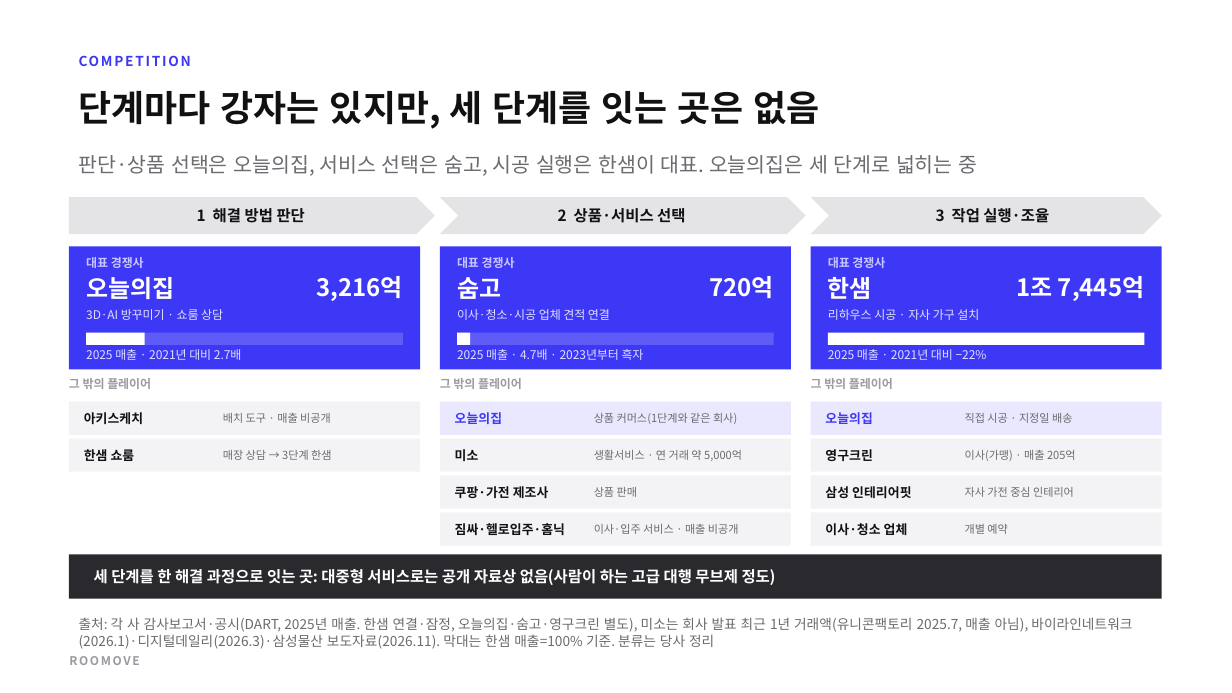
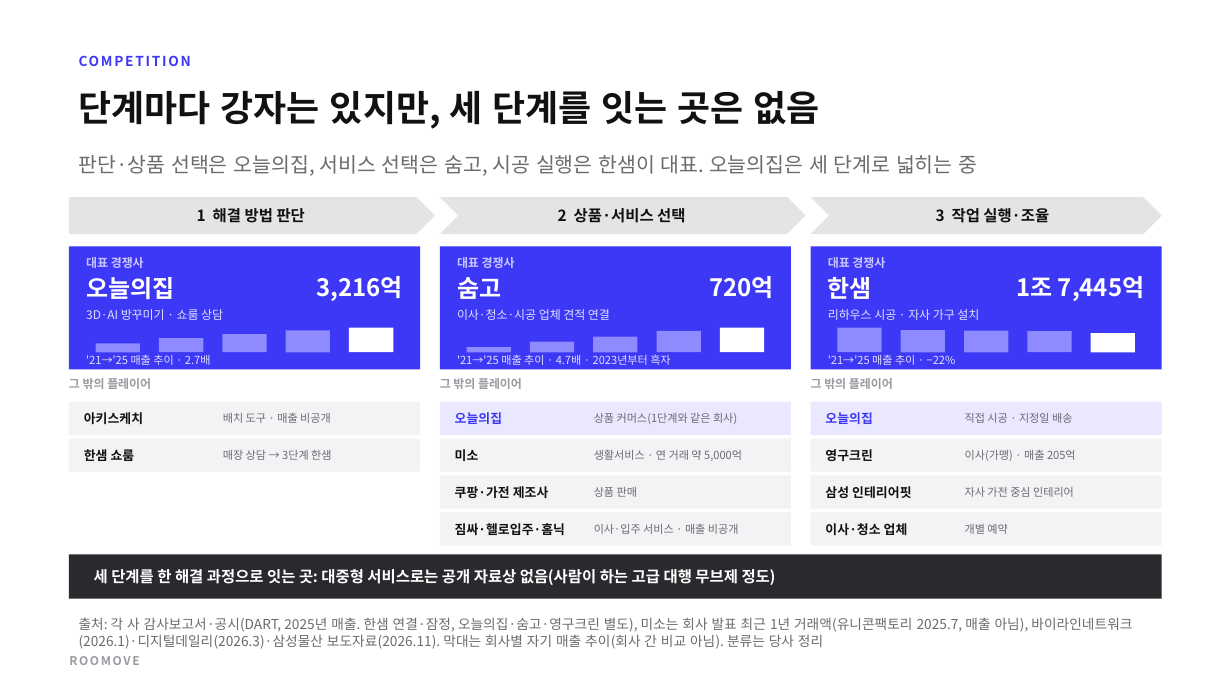
Before and after one commit to stwpst10-collab/teoo, a slide deck: slide 8 of 20-ROOMOVE/산출물/ROOMOVE IR 덱 2026-11-28 v1.pptx. Drawn at 1232x693 pixels with LibreOffice and Linux fonts; fonts in the diff are those of the drawing. Boxes give left, top, right and bottom in pixels: in the first picture for what was removed or moved away, otherwise in the second. Text is boxed around its words. In the diff, an @@ line names an element or a change of style, - is before the commit and + after.

```diff
--- a/20-ROOMOVE/산출물/ROOMOVE IR 덱 2026-11-28 v1.pptx
+++ b/20-ROOMOVE/산출물/ROOMOVE IR 덱 2026-11-28 v1.pptx
@@ rectangle: place and size @@
-rectangle at bbox=[457, 333, 471, 345]
+rectangle at bbox=[349, 328, 393, 352]
@@ rectangle added at bbox=[719, 328, 764, 352], fill #FFFFFF @@
@@ rectangle added at bbox=[838, 328, 882, 352], fill #8E8AFF @@
@@ text at bbox=[86, 355, 211, 365]: text changed; size 7 to 6.5 pt @@
-2025 매출 · 2021년 대비 2.7배
+'21→'25 매출 추이 · 2.7배
@@ rectangle removed at bbox=[86, 333, 403, 345] @@
@@ rectangle: place and size @@
-rectangle at bbox=[86, 333, 144, 345]
+rectangle at bbox=[96, 344, 140, 352]
@@ rectangle at bbox=[96, 344, 140, 352]: fill #FFFFFF to #8E8AFF @@
@@ rectangle added at bbox=[159, 338, 203, 352], fill #8E8AFF @@
@@ rectangle added at bbox=[223, 334, 267, 352], fill #8E8AFF @@
@@ rectangle added at bbox=[286, 330, 330, 352], fill #8E8AFF @@
@@ text at bbox=[457, 354, 670, 365]: text changed; size 7 to 6.5 pt @@
-2025 매출 · 4.7배 · 2023년부터 흑자
+'21→'25 매출 추이 · 4.7배 · 2023년부터 흑자
@@ rectangle removed at bbox=[457, 333, 774, 345] @@
@@ rectangle added at bbox=[467, 347, 511, 352], fill #8E8AFF @@
@@ rectangle added at bbox=[530, 341, 574, 352], fill #8E8AFF @@
@@ rectangle added at bbox=[594, 336, 638, 352], fill #8E8AFF @@
@@ rectangle added at bbox=[657, 331, 701, 352], fill #8E8AFF @@
@@ text at bbox=[828, 355, 956, 365]: text changed; size 7 to 6.5 pt @@
-2025 매출 · 2021년 대비 −22%
+'21→'25 매출 추이 · −22%
@@ rectangle added at bbox=[901, 330, 945, 352], fill #8E8AFF @@
@@ rectangle added at bbox=[965, 330, 1009, 352], fill #8E8AFF @@
@@ rectangle added at bbox=[1027, 331, 1072, 352], fill #8E8AFF @@
@@ rectangle: place and size @@
-rectangle at bbox=[828, 333, 1145, 345]
+rectangle at bbox=[1090, 333, 1135, 352]
@@ text at bbox=[79, 617, 1132, 649]: text changed @@
-출처: 각 사 감사보고서·공시(DART, 2025년 매출. 한샘 연결·잠정, 오늘의집·숨고·영구크린 별도), 미소는 회사 발표 최근 1년 거래액(유니콘팩토리 2025.7, 매출 아님), 바이라인네트워크(2026.1)·디지털데일리(2026.3)·삼성물산 보도자료(2026.11). 막대는 한샘 매출=100% 기준. 분류는 당사 정리
+출처: 각 사 감사보고서·공시(DART, 2025년 매출. 한샘 연결·잠정, 오늘의집·숨고·영구크린 별도), 미소는 회사 발표 최근 1년 거래액(유니콘팩토리 2025.7, 매출 아님), 바이라인네트워크(2026.1)·디지털데일리(2026.3)·삼성물산 보도자료(2026.11). 막대는 회사별 자기 매출 추이(회사 간 비교 아님). 분류는 당사 정리
```
Also in this commit, not shown: 1 other file.
